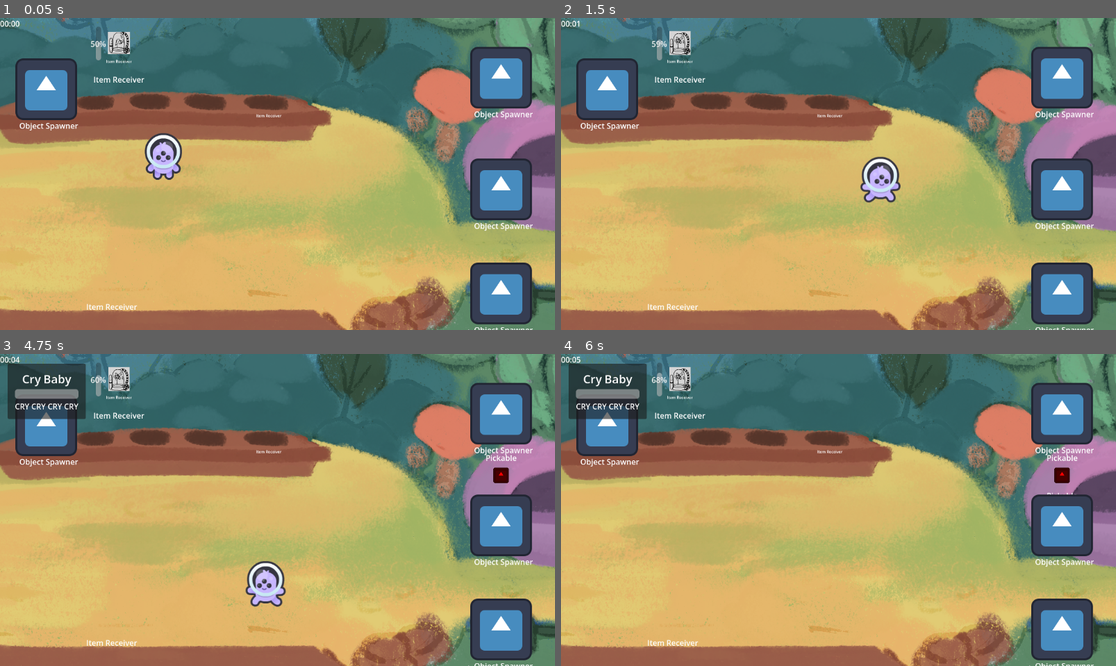
Above: before the commit, frames 1-4 (two rows, left to right).
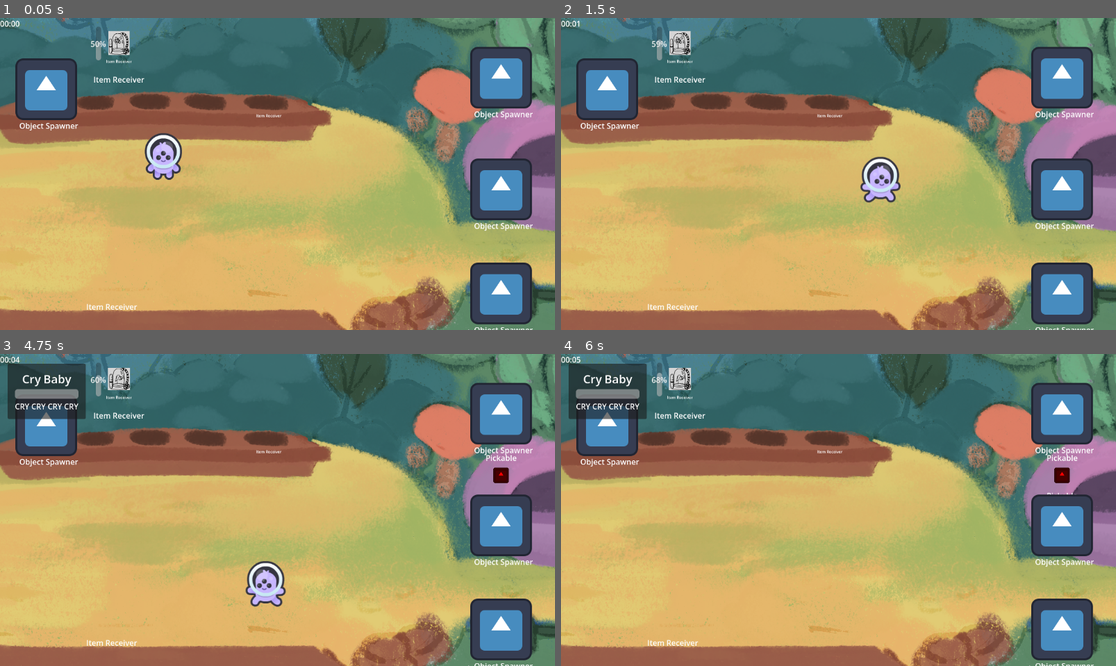
Above: after the commit, the same moments.

Repository: CamaraoLendario/Chaotic-Plants
Game: Godot game, scene res://main_world.tscn
Two runs of this game, one before a commit and one after it. Both use one fixed random seed, a clock stepped at 60 frames per second and the inputs below. The engine's default icon, where the game draws it, is replaced by a stand-in: a white triangle on a blue panel in a dark square.
Inputs (mouse positions are in pixels of both pictures, inside the frame that each line leads up to):
- Up to frame 1 (0.05 s): no input
- Up to frame 2 (1.5 s): move the mouse to (960, 158) at 0.52 s; hold D (Right) 0.53-1.28 s; tap E (Interact) at 0.6 s; move the mouse to (727, 189) at 1.27 s; hold S (Down) from 1.28 s (still down); tap F (Drop) at 1.35 s
- Up to frame 3 (4.75 s): tap E (Interact) at 1.55, 2.1, 3.05, 3.6, 4.55 s; move the mouse to (333, 441) at 2.02 s; release S (Down) at 2.03 s; hold D (Right) 2.03-2.78 s; move the mouse to (249, 572) at 2.77 s; hold W (Up) 2.78-3.53 s; click (249, 572) at 2.85 s; move the mouse to (444, 556) at 3.52 s; hold A (Left) from 3.53 s (still down); move the mouse to (111, 463) at 4.27 s; tap F (Drop) at 4.35 s
- Up to frame 4 (6 s): move the mouse to (866, 510) at 5.02 s; release A (Left) at 5.03 s; hold S (Down) 5.03-5.78 s; tap E (Interact) at 5.1 s; move the mouse to (755, 432) at 5.77 s; hold D (Right) from 5.78 s (still down); click (755, 432) at 5.85 s

The runs differ from the first frame. In frame 1, 0.2% of the frame differs, in the area x 19-24%, y 4-13%; in frame 2, nothing differs; in frame 3, 0.2%; in frame 4, 0.2%.

Commit message:
steamy animated

Diff:
--- a/Plants/steamy/steamy.gd
+++ b/Plants/steamy/steamy.gd
@@ -33,6 +33,8 @@
 
 func _physics_process(delta: float) -> void:
 	isGrowing = (steamMeter < max and steamMeter > min)
+	if (isGrowing): sprite.animation = "stage2"
+	else: sprite.animation = "stage0"
 	super._physics_process(delta)
 	#if (isGrowing): print(growProgress)
 
@@ -51,3 +53,6 @@
 	var waterBucket: WaterBucket = obj.owner
 	itemReceiver.drop_and_free()
 	add_water()
+
+func check_grow_progress():
+	pass
--- a/Plants/steamy/steamy.tscn
+++ b/Plants/steamy/steamy.tscn
@@ -6,17 +6,12 @@
 [ext_resource type="Script" uid="uid://chu0pp2vx3h86" path="res://Plants/steamy/steamy.gd" id="2_tdr66"]
 [ext_resource type="Texture2D" uid="uid://80x8gpkb8n4v" path="res://Plants/steamy/SteamyDone.png" id="3_l15f6"]
 [ext_resource type="PackedScene" uid="uid://ulelhqvpd2il" path="res://Plants/plant_item_receiver.tscn" id="5_x7xwt"]
-[ext_resource type="Script" uid="uid://dl70irp36vey5" path="res://interact/Filters/InteractFilter.gd" id="6_8xx8s"]
-[ext_resource type="Script" uid="uid://3dtjai4t28oj" path="res://interact/Filters/water_bucket_filter.gd" id="7_abo70"]
 
-[sub_resource type="ShaderMaterial" id="ShaderMaterial_abo70"]
+[sub_resource type="ShaderMaterial" id="ShaderMaterial_x8sog"]
 resource_local_to_scene = true
 shader = ExtResource("2_abo70")
 shader_parameter/startTime = 0.0
 shader_parameter/animate = false
-
-[sub_resource type="Resource" id="Resource_qrxx1"]
-script = ExtResource("7_abo70")
 
 [sub_resource type="AtlasTexture" id="AtlasTexture_a58qj"]
 atlas = ExtResource("2_a58qj")
@@ -67,11 +62,10 @@
 
 [node name="PlantItemReceiver2" parent="." index="0" unique_id=1216653505 instance=ExtResource("5_x7xwt")]
 scale = Vector2(0.505, 0.505)
-filters = Array[ExtResource("6_8xx8s")]([SubResource("Resource_qrxx1")])
 
 [node name="Sprite" parent="." index="1" unique_id=1713877530]
 scale = Vector2(0.25, 0.25)
-sprite_frames = SubResource("SpriteFrames_qrxx1")
+sprite_frames = SubResource("SpriteFrames_8xx8s")
 animation = &"stage0"
 
 [node name="ProgressBar" type="ProgressBar" parent="." index="4" unique_id=311369693]
Not shown: 2 places in Plants/steamy/steamy.tscn that only renumber resources
